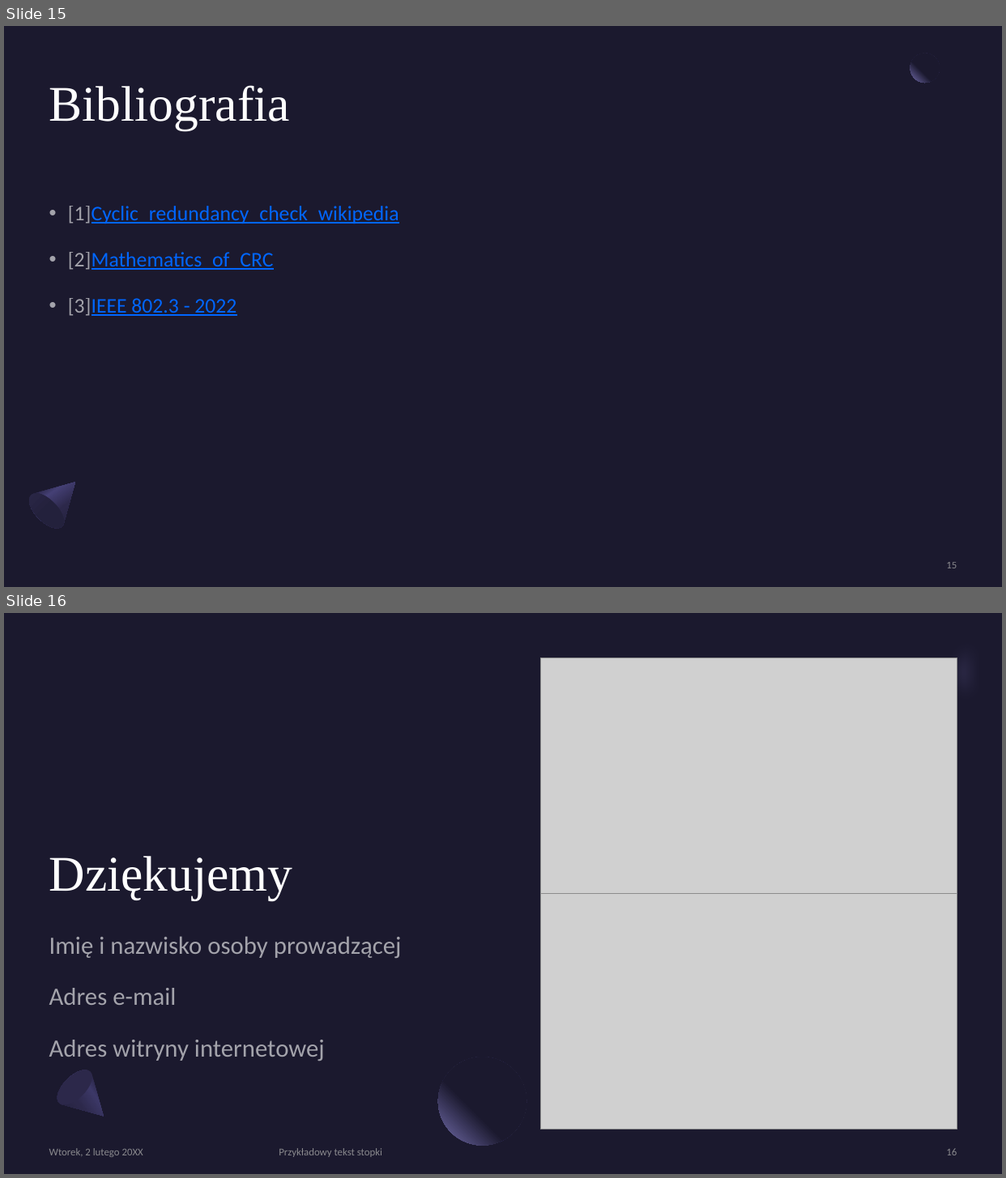
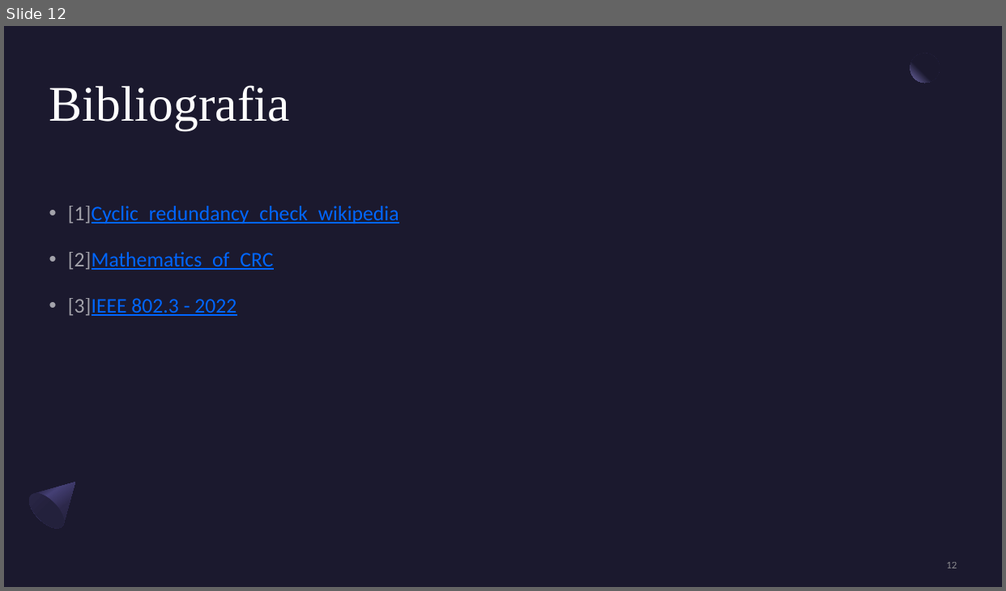
Before and after one commit to Kindly000/kik_project_CRC32, a slide deck: Implementacja kodu wielomianowego CRC-32 – IEEE 802-3.pptx. Shown one above the other, each under a label of ours: slides 15 and 16 before the commit, slide 12 after it. The pictures are 1006x1178 and 1006x591 pixels, drawn with LibreOffice and Linux fonts; fonts in the diff are those of the drawing; grey boxes stand for pictures. Boxes give left, top, right and bottom in pixels: in the first picture for what was removed or moved away, otherwise in the second. Text is boxed around its words. In the diff, an @@ line names an element or a change of style, - is before the commit and + after.

```diff
--- a/Implementacja kodu wielomianowego CRC-32 – IEEE 802-3.pptx
+++ b/Implementacja kodu wielomianowego CRC-32 – IEEE 802-3.pptx
@@ slide 16 removed at <box>4,613,1002,1174</box>, background #1B192E @@
@@ freeform shape removed at <box>909,613,1002,735</box> @@
@@ picture removed at <box>541,658,957,894</box> @@
@@ ellipse removed at <box>957,697,991,730</box> @@
@@ title removed at <box>49,856,293,901</box> @@
-Dziękujemy
@@ picture removed at <box>541,894,957,1130</box> @@
@@ subtitle removed at <box>49,936,402,1061</box> @@
-Imię i nazwisko osoby prowadzącej
-Adres e-mail
-Adres witryny internetowej
@@ freeform shape removed at <box>51,1065,119,1132</box> @@
@@ ellipse removed at <box>52,1064,99,1112</box> @@
@@ ellipse removed at <box>438,1058,526,1146</box> @@
@@ text removed at <box>49,1148,143,1157</box> @@
-Wtorek, 2 lutego 20XX
@@ text removed at <box>279,1148,382,1157</box> @@
-Przykładowy tekst stopki
@@ page number removed at <box>946,1148,957,1156</box> @@
-16
@@ what was slide 15 is now slide 12 @@
@@ page number at <box>946,562,957,569</box>: text changed @@
-15
+12
```
Also in this commit, not shown: 1 slide changed, 3 slides added, 5 other slides removed.
